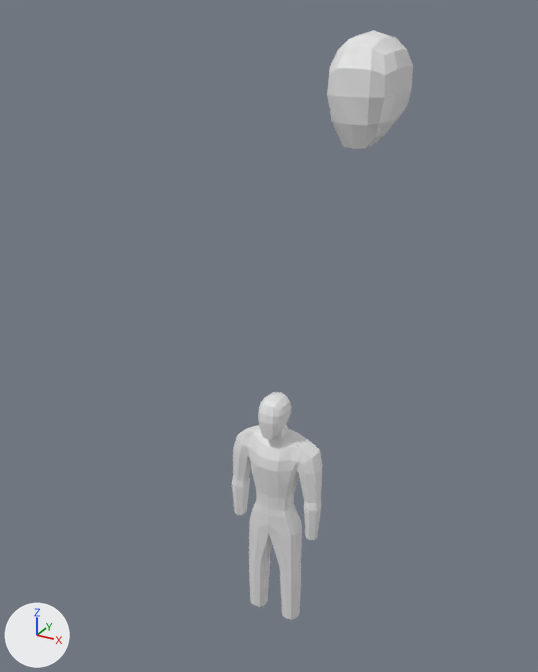
The Blender file Blender/Balen.blend as it was, and as the next commit left it.
One viewpoint serves both versions: a 50 mm lens placed at (5.03, -9.32, 8.09), pointed at (-1.09, 1.81, 2.53). Every picture has the same lights, and +X, +Y and +Z are marked at lower left.
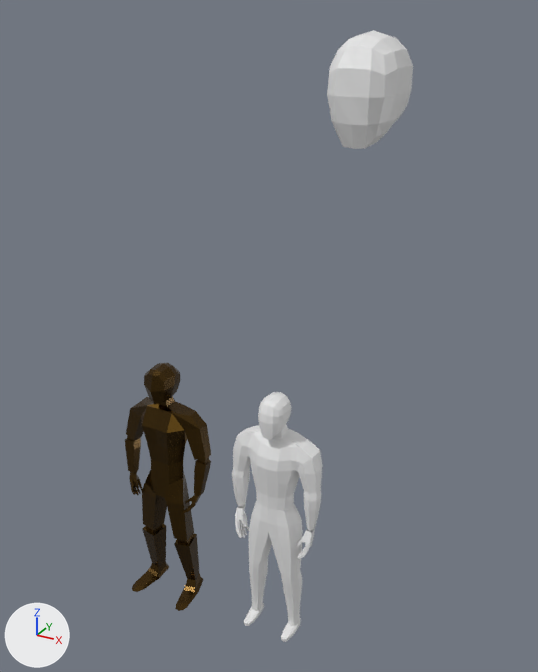
Commit message: Balen Base Model

Changed parts and their boxes (x1, y1, x2, y2) in the pictures (538 x 672 px):
'Cube.003', reshaped (11% taller): before (232, 425, 323, 620); after (232, 425, 323, 642)
'BaseModel.001', shown (brown): after (125, 363, 211, 611)
part 1 of me_cube_005, built on: before (232, 464, 322, 620); after (232, 464, 321, 642)

Edits to the bpy script that builds the scene:
```text
Change me_cube_005:
    used by ob_cube_003; location = (0.0, 0.05, 0.77); scale = (0.223, 0.223, 0.223)
    remove me_cube_005.from_pydata(...)  # 210 vertices, 189 faces; spans x 0.0..3.8, y -1.4..1.4, z -12.5..5.2
    add me_cube_005.from_pydata(...)  # 428 vertices, 437 faces, 2 loose edges; spans x 0.0..3.8, y -1.8..1.4, z -13.9..5.2
    me_cube_005 part 1: 62 vertices moved from x 0.0..3.8, y -1.0..1.1, z -9.7..1.7 to x 0.0..3.8, y -1.1..1.3, z -9.7..1.7; 45 vertices removed from x 0.0..3.5, y -0.8..1.0, z -12.5..0.6; 263 vertices added at x 0.0..3.6, y -1.8..1.2, z -13.9..0.5
Change ob_basemodel_001:
    ob_basemodel_001.location: (1.98, -8.4, -2.54) -> (-2.24, -8.4, -2.54)
    remove ob_basemodel_001.hide_set(True)
```
